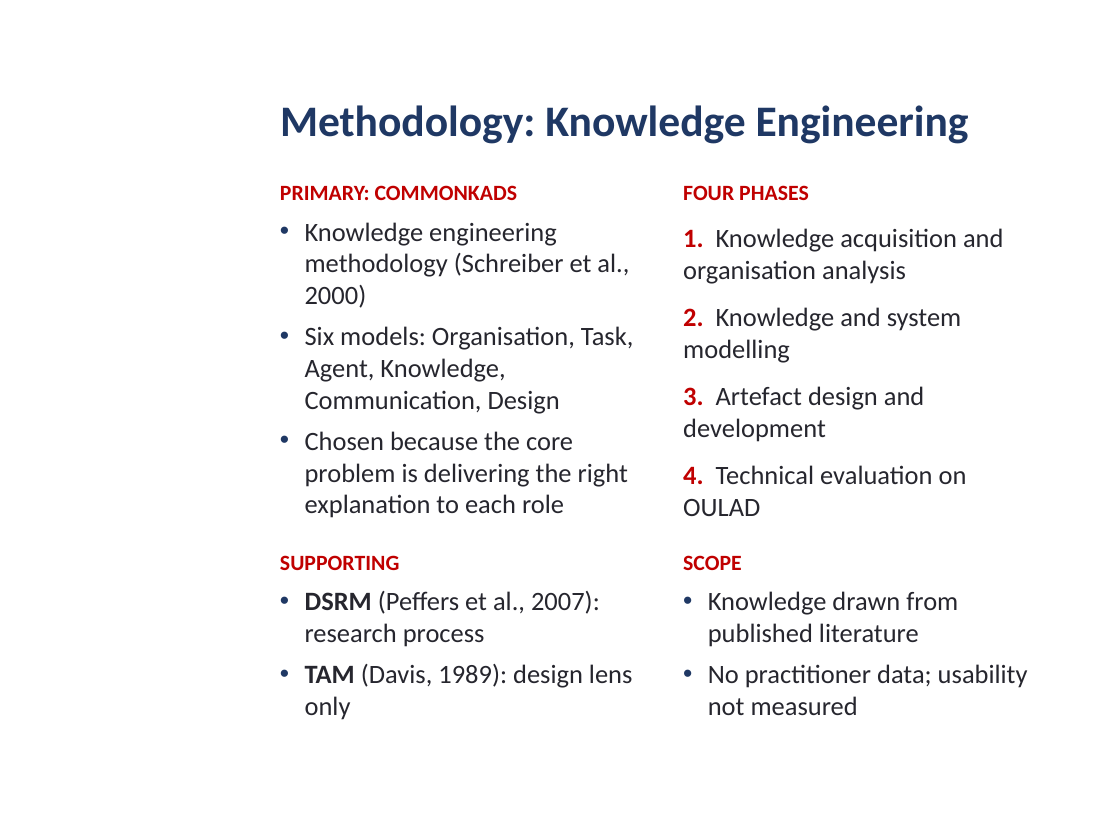
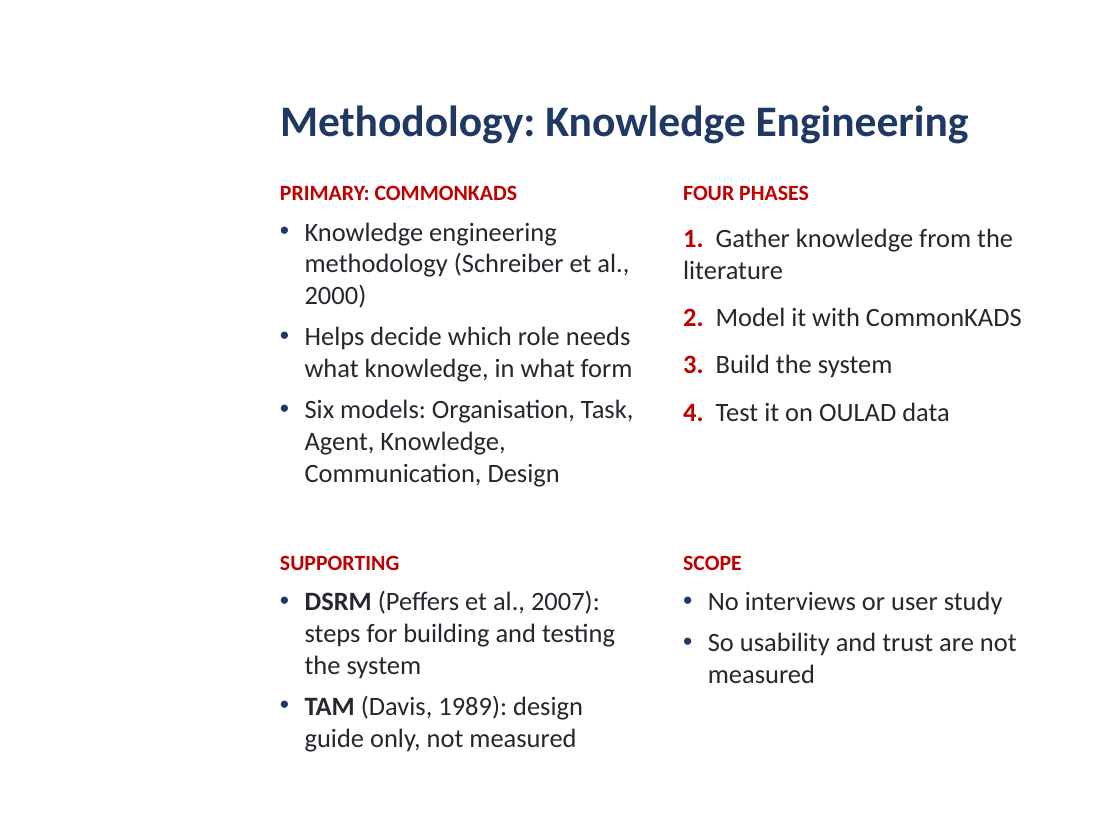
Before and after one commit to daniel-larry/python-run-result, a slide deck: slide 5 of Internal_Defense_Presentation.pptx. Drawn at 1120x840 pixels with LibreOffice and Linux fonts; fonts in the diff are those of the drawing; background and template pictures are left out. Boxes give left, top, right and bottom in pixels: in the first picture for what was removed or moved away, otherwise in the second. Text is boxed around its words. In the diff, an @@ line names an element or a change of style, - is before the commit and + after.

```diff
--- a/Internal_Defense_Presentation.pptx
+++ b/Internal_Defense_Presentation.pptx
@@ text at [683,228,1022,421]: text changed @@
-1. Knowledge acquisition and organisation analysis
-2. Knowledge and system modelling
-3. Artefact design and development
-4. Technical evaluation on OULAD
+1. Gather knowledge from the literature
+2. Model it with CommonKADS
+3. Build the system
+4. Test it on OULAD data
@@ text at [305,326,633,382]: paragraph added @@
+• Helps decide which role needs what knowledge, in what form
@@ text at [305,431,628,518]: paragraph removed @@
-• Chosen because the core problem is delivering the right explanation to each role
@@ text at [305,591,615,752]: text changed @@
-• DSRM (Peffers et al., 2007): research process
-• TAM (Davis, 1989): design lens only
+• DSRM (Peffers et al., 2007): steps for building and testing the system
+• TAM (Davis, 1989): design guide only, not measured
@@ text at [708,591,1017,683]: text changed @@
-• Knowledge drawn from published literature
-• No practitioner data; usability not measured
+• No interviews or user study
+• So usability and trust are not measured
```
Also in this commit, not shown: 4 other slides changed.
